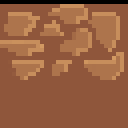
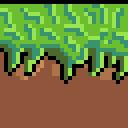
Layer changes from the first 128×128 image to the second:
showed "Layer" over [0, 4, 128, 84]
